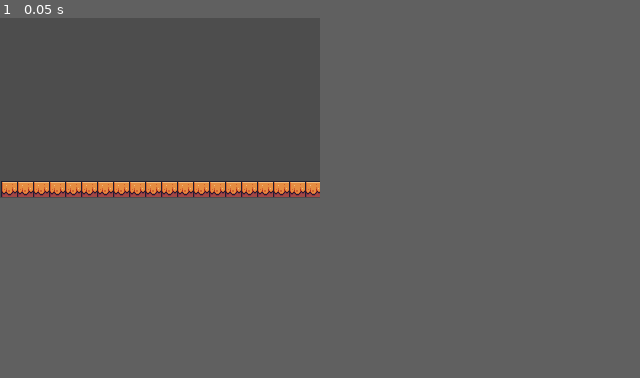
Above: before the commit, frame 1.
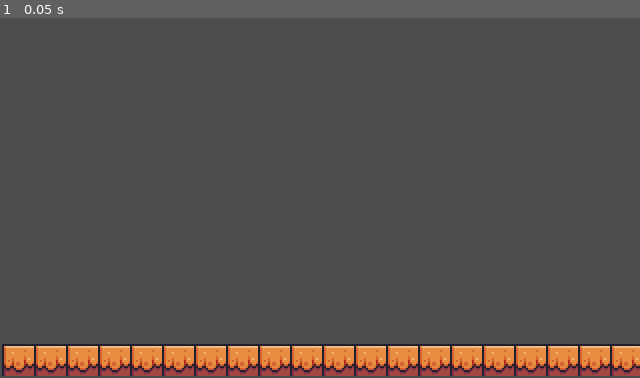
Above: after the commit, the same moment.

Repository: DfindWox/TGD-Wild-Jam-67
Game: Godot game, scene res://Scenes/main.tscn
Two runs of this game, one before a commit and one after it. Both use one fixed random seed, a clock stepped at 60 frames per second and the inputs below.
Inputs:
- Up to frame 1 (0.05 s): no input
The window is 320x180 before the commit and 640x360 after it. Grey fills any space a smaller window leaves; there, only what the larger window draws over its background counts as a difference.

The runs differ from the first frame. In frame 1, 11% of the frame differs, in the area x 0-100%, y 45-100%.

Commit message:
configs do projeto pra pixel art

Diff:
--- a/project.godot
+++ b/project.godot
@@ -19,8 +19,12 @@
 
 window/size/viewport_width=320
 window/size/viewport_height=180
+window/size/window_width_override=640
+window/size/window_height_override=360
+window/stretch/mode="viewport"
 
 [rendering]
 
+textures/canvas_textures/default_texture_filter=0
 renderer/rendering_method="gl_compatibility"
 renderer/rendering_method.mobile="gl_compatibility"
